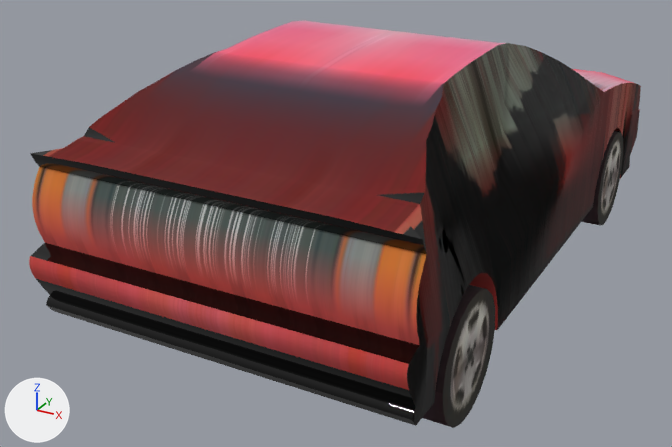
The glTF model tools/blender/carpipe/out/corrado/corrado.glb, before and after one commit.
The view is the same before and after, from a 50 mm lens placed at (7.49, -16.1, 8.69), pointed at (-0.87, -0.91, 1.09). Lighting does not change. The marker at lower left points along +X, +Y and +Z. The picture after the commit comes second. Vertices at exactly the same position are counted once.

In view in the first picture: 'Body', 'WheelFR', 'WheelRR'.
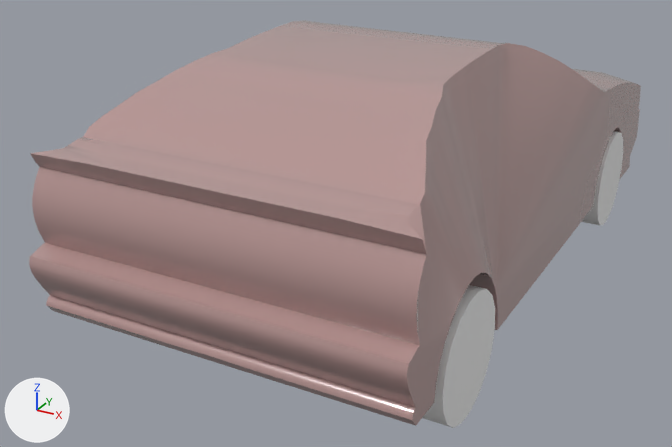
The change, as JSON lines over the scene's bpy script:
```json
{"block": "mat_body", "change": "nodes: BsdfPrincipled, NormalMap, OutputMaterial, SeparateColor, TexImage x3"}
{"block": "mat_body", "change": "uses the picture img_corrado_body_base"}
{"block": "mat_body", "change": "uses the picture img_corrado_body_metal_corrado_body_rough"}
{"block": "mat_body", "change": "uses the picture img_corrado_body_normal"}
{"block": "mat_body", "change": "nodes: BsdfPrincipled, OutputMaterial"}
{"block": "mat_body", "change": "colours: pink #b69491"}
{"op": "add", "block": "mat_wheel", "code": ["mat_wheel = principled_material('Wheel')", "mat_wheel.base_color = (0.8, 0.8, 0.8)  # white #e7e7e7"]}
{"block": "me_body", "where": "me_body.from_pydata(...)  # 1287 vertices, 2562 faces; spans x -3.36..3.34, y -6.64..7.16, z 0.61..4.96"}
{"block": "me_body", "where": "# used by ob_body; location = (0.0, 0.0, 0.0)"}
{"block": "me_body", "change": "me_body part 1: 570 of 1287 vertices moved; they spanned x -3.36..-0.18, y -6.64..7.16, z 0.61..4.96 and now span x -3.36..2.95, y -6.64..7.16, z 0.61..4.96; mean shift (0.01, -0.01, 0.0); largest move (-2.69, 3.09, 0.84) -> (-2.69, -2.98, 0.84)"}
{"block": "me_body", "change": "me_body part 2: 17 of 1287 vertices moved; they spanned x 2.12..2.95, y -5.68..-0.95, z 3.94..4.96 and now span x -0.18..2.95, y -5.61..-0.38, z 3.94..4.96; mean shift (-0.18, 0.31, 0.06); largest move (2.12, -0.95, 4.96) -> (-0.18, -0.38, 4.96)"}
{"block": "me_wheelfr", "where": "me_wheelfr.from_pydata(...)  # 38 vertices, 72 faces; spans x -0.41..0.41, y -1.09..1.09, z -1.07..1.07"}
{"op": "remove", "block": "me_wheelfr", "code": "me_wheelfr.materials.append(mat_wheelfr)"}
{"op": "add", "block": "me_wheelfr", "code": "me_wheelfr.materials.append(mat_wheel)  # white #e7e7e7"}
{"block": "me_wheelrr", "where": "me_wheelrr.from_pydata(...)  # 38 vertices, 72 faces; spans x -0.41..0.41, y -1.09..1.09, z -1.07..1.07"}
{"op": "remove", "block": "me_wheelrr", "code": "me_wheelrr.materials.append(mat_wheelrr)"}
{"op": "add", "block": "me_wheelrr", "code": "me_wheelrr.materials.append(mat_wheel)  # white #e7e7e7"}
```

Boxes [x1, y1, x2, y2] around the edits, measured in the pictures (672 x 447 px; the box of a moved part takes in the faces that stretch with it):
```json
{"object": "Body", "change": "surface changed", "before": [29, 20, 641, 426], "after": [29, 20, 641, 426], "on screen": "lighter"}
{"object": "WheelRR", "change": "recoloured", "before": [422, 285, 495, 428], "after": [422, 285, 495, 428], "on screen": "grey to white"}
{"object": "WheelFR", "change": "recoloured", "before": [582, 131, 623, 225], "after": [582, 131, 623, 225], "on screen": "grey to white"}
{"part": 1, "of": "me_body", "change": "moved or reshaped", "before": [29, 20, 400, 362], "after": [29, 20, 415, 362]}
{"part": 2, "of": "me_body", "change": "moved or reshaped", "before": [368, 45, 498, 345], "after": [368, 29, 498, 345]}
```
